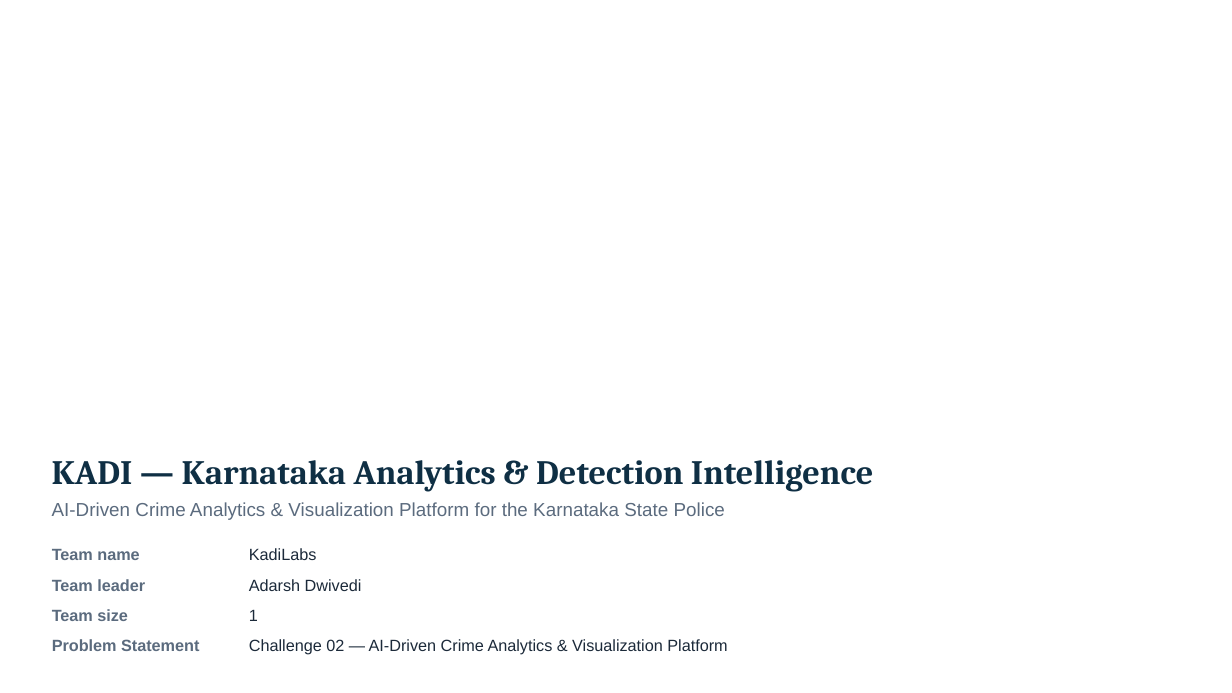
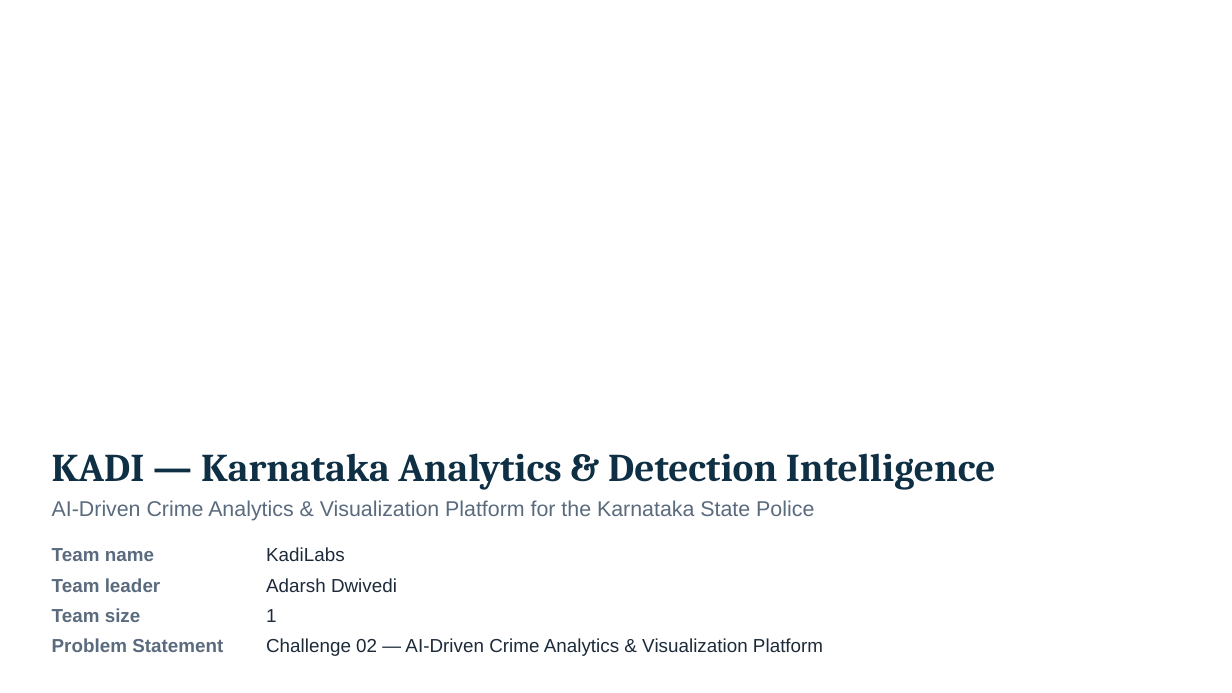
Before and after one commit to adarshcod30/Kadi, a slide deck: slide 1 of deck/KADI_KSP_Datathon_2026_Submission.pptx. Drawn at 1232x693 pixels with LibreOffice and Linux fonts; fonts in the diff are those of the drawing; background and template pictures are left out. Boxes give left, top, right and bottom in pixels: in the first picture for what was removed or moved away, otherwise in the second. Text is boxed around its words. In the diff, an @@ line names an element or a change of style, - is before the commit and + after.

```diff
--- a/deck/KADI_KSP_Datathon_2026_Submission.pptx
+++ b/deck/KADI_KSP_Datathon_2026_Submission.pptx
@@ text "KADI — Karnataka Analytics & ...": place and size @@
-text "KADI — Karnataka Analytics & ..." at (52,460,873,492)
+text "KADI — Karnataka Analytics & ..." at (52,453,996,490)
@@ text "KADI — Karnataka Analytics & ..." at (52,453,996,490): size 20 to 23 pt @@
@@ text "AI-Driven Crime Analytics & Visualization ..." at (52,500,814,521): size 11 to 12.5 pt @@
@@ text "KadiLabs": place and size @@
-text "KadiLabs" at (249,548,317,560)
+text "KadiLabs" at (266,547,345,561)
@@ text "Adarsh Dwivedi": place and size @@
-text "Adarsh Dwivedi" at (249,579,362,591)
+text "Adarsh Dwivedi" at (266,578,397,592)
@@ text "1": place and size @@
-text "1" at (249,609,258,621)
+text "1" at (266,609,276,622)
@@ size 9.5 to 11 pt in 8 elements at (266,547,345,561), (266,578,397,592), (266,609,276,622), (266,638,823,656), (52,548,154,561), (52,578,161,592), (52,608,141,622), (52,638,223,652) @@
@@ text "Challenge 02 — AI-Driven Crime ...": place and size @@
-text "Challenge 02 — AI-Driven Crime ..." at (249,639,727,655)
+text "Challenge 02 — AI-Driven Crime ..." at (266,638,823,656)
```
Also in this commit, not shown: 17 other slides changed, 5 other files.
